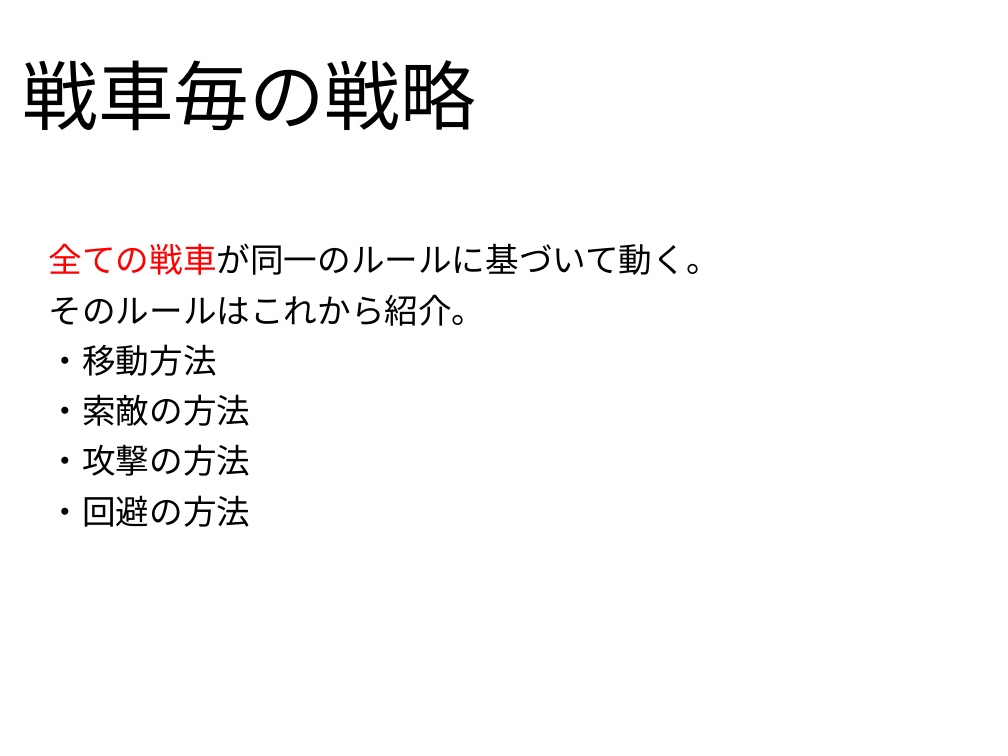
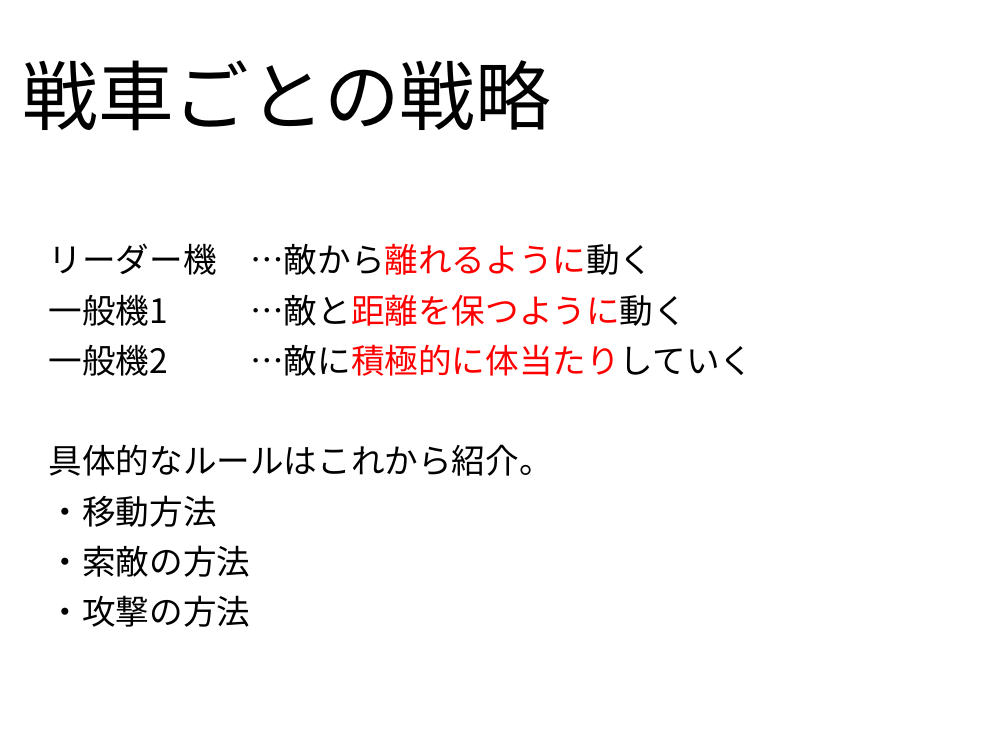
Before and after one commit to PBLB2015group06/TankSim, a slide deck: slide 3 of 期末スライド.pptx. Drawn at 1008x756 pixels with LibreOffice and Linux fonts; fonts in the diff are those of the drawing; background and template pictures are left out. Boxes give left, top, right and bottom in pixels: in the first picture for what was removed or moved away, otherwise in the second. Text is boxed around its words. In the diff, an @@ line names an element or a change of style, - is before the commit and + after.

```diff
--- a/期末スライド.pptx
+++ b/期末スライド.pptx
@@ title at (23, 60, 551, 131): text changed @@
-戦車毎の戦略
+戦車ごとの戦略
@@ subtitle at (49, 243, 753, 476): text changed @@
-全ての戦車が同一のルールに基づいて動く。
-そのルールはこれから紹介。
+リーダー機 …敵から離れるように動く
+一般機1 …敵と距離を保つように動く
+一般機2 …敵に積極的に体当たりしていく
+具体的なルールはこれから紹介。
@@ subtitle at (49, 495, 251, 527): paragraph removed @@
-・回避の方法
```
Also in this commit, not shown: 5 other slides changed, 2 slides added, 3 slides removed.
